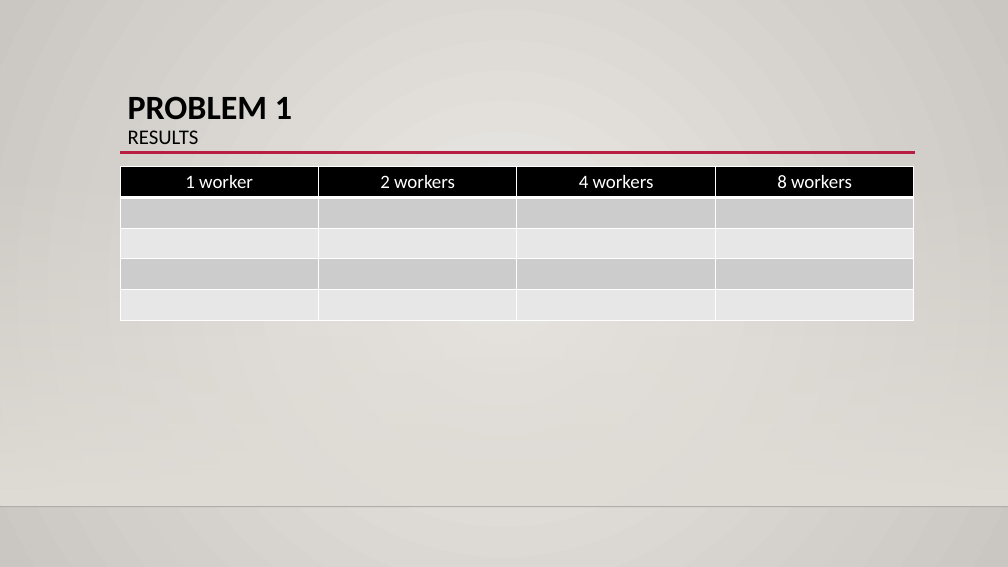
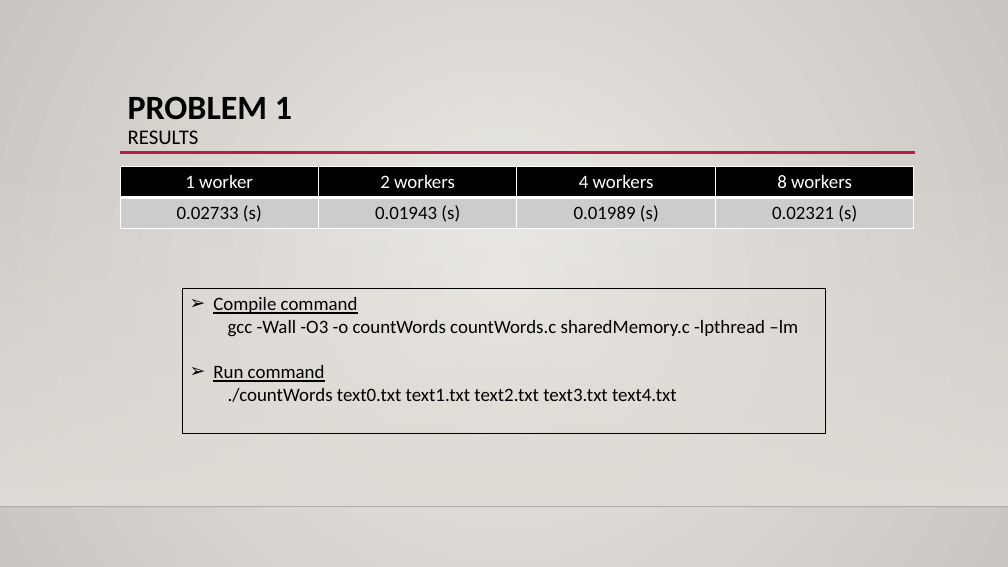
Before and after one commit to xL1fer/CLE_2022_2023, a slide deck: slide 4 of CLE1_T3G5/present.pptx. Drawn at 1008x567 pixels with LibreOffice and Linux fonts; fonts in the diff are those of the drawing; background and template pictures are left out. Boxes give left, top, right and bottom in pixels: in the first picture for what was removed or moved away, otherwise in the second. Text is boxed around its words. In the diff, an @@ line names an element or a change of style, - is before the commit and + after.

```diff
--- a/CLE1_T3G5/present.pptx
+++ b/CLE1_T3G5/present.pptx
@@ table at (x1=120, y1=166, x2=916, y2=228) @@
-row 2:  |  |  | 
-row 3:  |  |  | 
-row 4:  |  |  | 
-row 5:  |  |  | 
+row 2: 0.02733 (s) | 0.01943 (s) | 0.01989 (s) | 0.02321 (s)
@@ rectangle added at (x1=182, y1=288, x2=826, y2=433), outline #000000 0.75 pt, 18 pt, text #000000 @@
+➢ Compile command
+gcc -Wall -O3 -o countWords countWords.c sharedMemory.c -lpthread –lm
+➢ Run command
+./countWords text0.txt text1.txt text2.txt text3.txt text4.txt
```
Also in this commit, not shown: 2 other slides changed.
